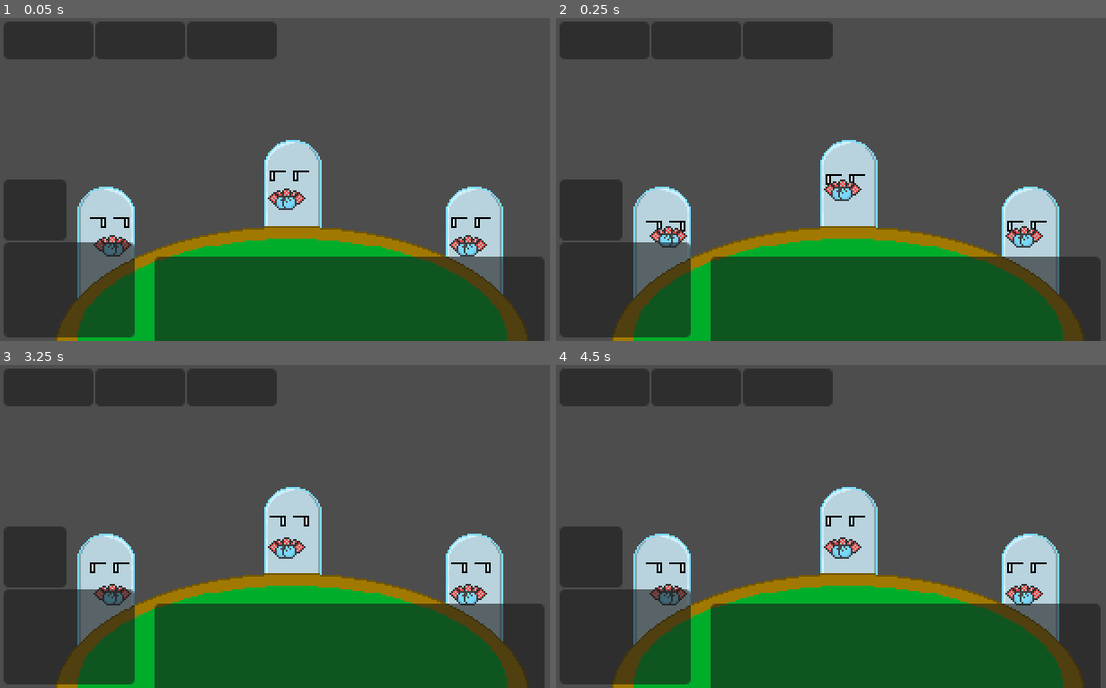
Above: before the commit, frames 1-4 (two rows, left to right).
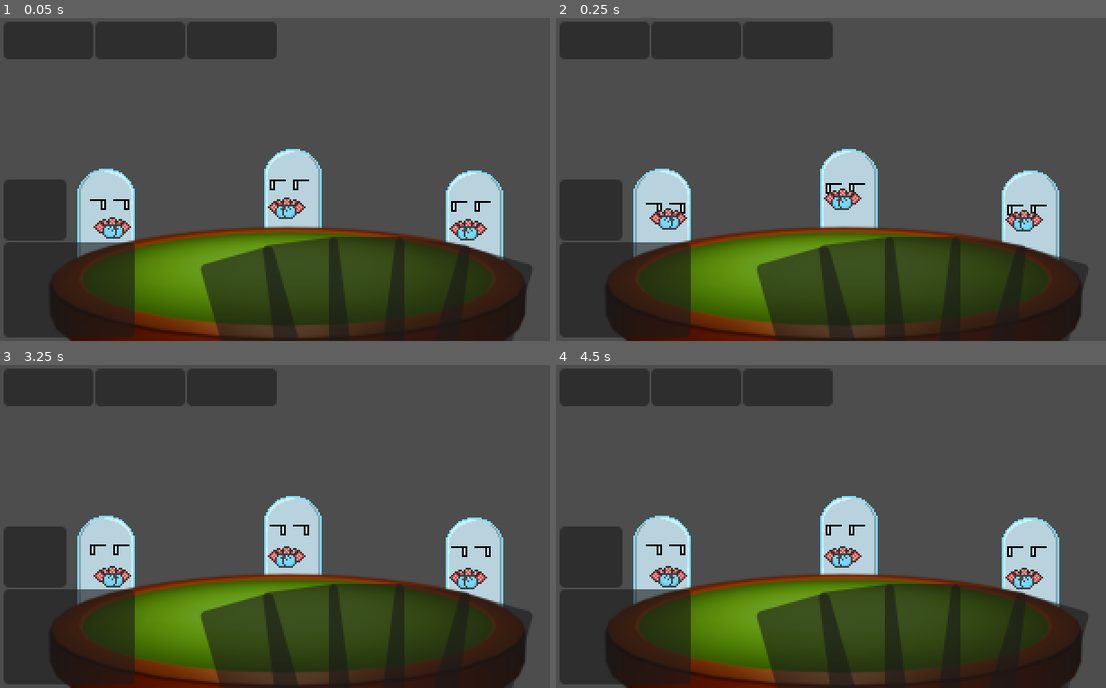
Above: after the commit, the same moments.

Repository: tofimega/ghost-poker
Game: Godot game, scene res://scenes/game_scene/game_scene.tscn
The game is run twice, just before and just after one commit, with the same random seed, the same clock (stepped at 60 frames per second) and the same inputs. This scene is started directly instead of the project's main scene.
Inputs:
- Up to frame 1 (0.05 s): no input
- Up to frame 2 (0.25 s): no input
- Up to frame 3 (3.25 s): tap Enter at 0.5, 2 s; tap Space at 1.25 s
- Up to frame 4 (4.5 s): tap Space at 4.25 s

The runs differ from the first frame. In frame 1, 31% of the frame differs, in the area x 9-100%, y 37-100%; in frame 2, 31%; in frame 3, 31%; in frame 4, 31%.
Error in both runs: Cannot call method 'add_child' on a null value. (res://scripts/frontend_manager.gd:16)

Commit message:
perspective is hard so i made the computer do it

Diff:
--- a/scenes/game_scene/game_scene.tscn
+++ b/scenes/game_scene/game_scene.tscn
@@ -2,7 +2,7 @@
 
 [ext_resource type="PackedScene" uid="uid://bati8d7pq1ysj" path="res://scenes/sprites/ghost.tscn" id="1_72663"]
 [ext_resource type="Texture2D" uid="uid://dd24ucm7lilmy" path="res://assets/images/Image11.png" id="3_o81xq"]
-[ext_resource type="Texture2D" uid="uid://dgqo8njf3vxyt" path="res://assets/images/table1.png" id="3_xb203"]
+[ext_resource type="Texture2D" uid="uid://2stb2d4ddd5w" path="res://assets/images/table_render.png" id="3_xb203"]
 
 [node name="GameScene" type="Node2D"]
 
@@ -14,15 +14,15 @@
 [node name="Objects" type="Node2D" parent="."]
 
 [node name="Ghost" parent="Objects" instance=ExtResource("1_72663")]
-position = Vector2(59, 130)
+position = Vector2(59, 120)
 rotation = 3.14159
 scale = Vector2(1, -1)
 
 [node name="Ghost2" parent="Objects" instance=ExtResource("1_72663")]
-position = Vector2(163, 104)
+position = Vector2(163, 109)
 
 [node name="Ghost3" parent="Objects" instance=ExtResource("1_72663")]
-position = Vector2(264, 130)
+position = Vector2(264, 121)
 
 [node name="Table" type="Sprite2D" parent="Objects"]
 texture = ExtResource("3_xb203")
@@ -72,12 +72,71 @@
 grow_horizontal = 2
 grow_vertical = 2
 
-[node name="Hand" type="Panel" parent="UI_BLOCKOUT/HUD"]
+[node name="Hand" type="ReferenceRect" parent="UI_BLOCKOUT/HUD"]
 layout_mode = 0
-offset_left = 86.0
-offset_top = 133.0
-offset_right = 303.0
-offset_bottom = 186.0
+offset_left = 79.0
+offset_top = 120.0
+offset_right = 312.47
+offset_bottom = 173.0
+
+[node name="Control" type="Control" parent="UI_BLOCKOUT/HUD/Hand"]
+anchors_preset = 0
+offset_left = -57.0
+offset_top = -120.0
+offset_right = -17.0
+offset_bottom = -80.0
+
+[node name="card" type="Panel" parent="UI_BLOCKOUT/HUD/Hand/Control"]
+layout_mode = 0
+offset_left = 96.0
+offset_top = 131.0
+offset_right = 138.0
+offset_bottom = 191.0
+rotation = -0.276237
+pivot_offset = Vector2(21, 30)
+
+[node name="card2" type="Panel" parent="UI_BLOCKOUT/HUD/Hand/Control"]
+layout_mode = 0
+offset_left = 128.0
+offset_top = 124.0
+offset_right = 170.0
+offset_bottom = 184.0
+rotation = -0.123837
+pivot_offset = Vector2(21, 30)
+
+[node name="card3" type="Panel" parent="UI_BLOCKOUT/HUD/Hand/Control"]
+layout_mode = 0
+offset_left = 161.0
+offset_top = 122.0
+offset_right = 203.0
+offset_bottom = 182.0
+pivot_offset = Vector2(21, 30)
+
+[node name="Control2" type="Control" parent="UI_BLOCKOUT/HUD/Hand"]
+anchors_preset = 0
+offset_left = 307.0
+offset_top = -120.0
+offset_right = 347.0
+offset_bottom = -80.0
+scale = Vector2(-1, 1)
+
+[node name="card" type="Panel" parent="UI_BLOCKOUT/HUD/Hand/Control2"]
+layout_mode = 0
+offset_left = 96.0
+offset_top = 131.0
+offset_right = 138.0
+offset_bottom = 191.0
+rotation = -0.276237
+pivot_offset = Vector2(21, 30)
+
+[node name="card2" type="Panel" parent="UI_BLOCKOUT/HUD/Hand/Control2"]
+layout_mode = 0
+offset_left = 128.0
+offset_top = 124.0
+offset_right = 170.0
+offset_bottom = 184.0
+rotation = -0.123837
+pivot_offset = Vector2(21, 30)
 
 [node name="Pow" type="Panel" parent="UI_BLOCKOUT/HUD"]
 layout_mode = 0
Binary file added: assets/images/table_render.png
Not shown, added: assets/images/table_render.png.import
Binary file added: assets/images/table_shaded1.png
Not shown, added: assets/images/table_shaded1.png.import
Binary file added: assets/raw/reference guy.glb
Not shown, added: assets/raw/table-test.blend
Not shown, added: assets/raw/table-test.blend1
Not shown, changed: assets/raw/table.gal
